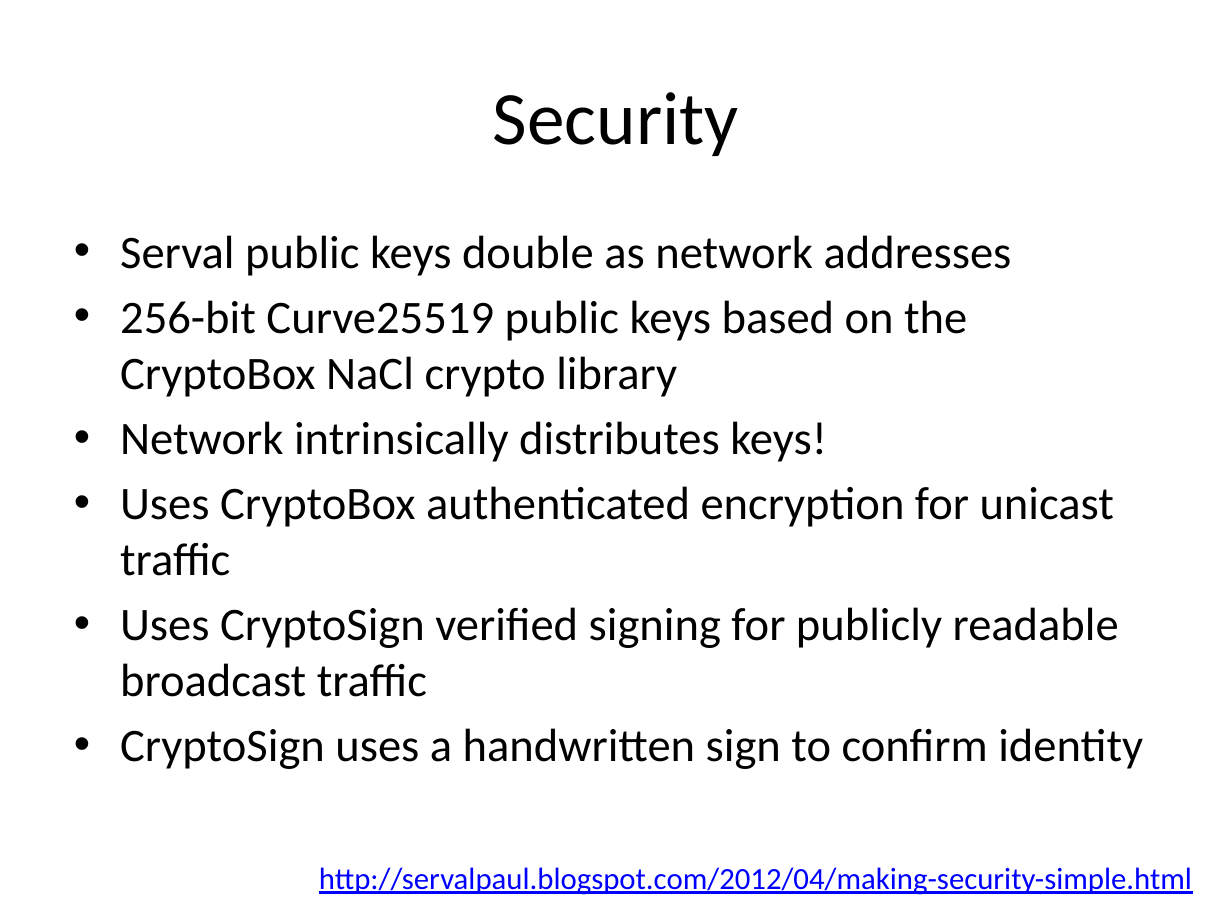
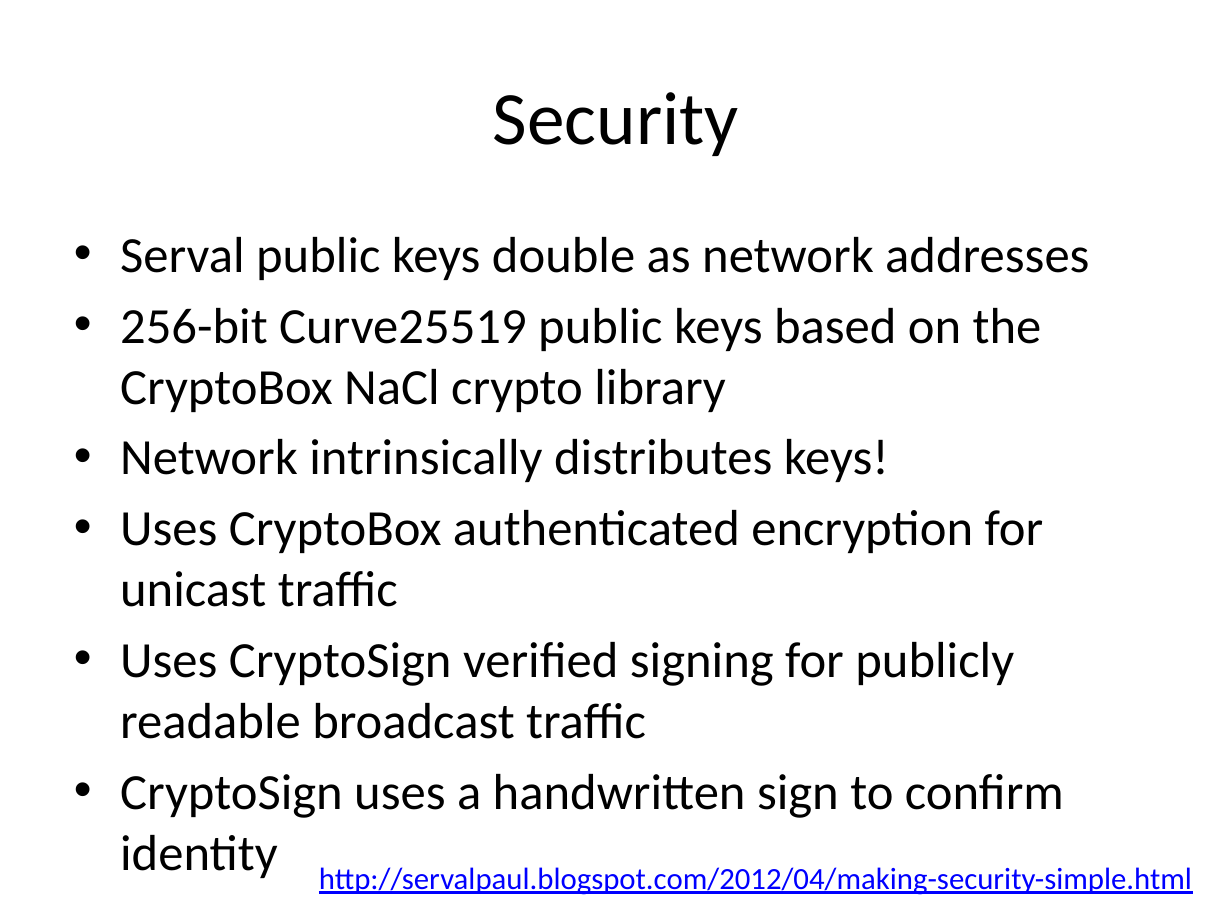
Before and after one commit to monk-dot/SPAN, a slide deck: slide 41 of SPAN DEFCON XX.pptx (slide 39 before the commit). Drawn at 1232x924 pixels with LibreOffice and Linux fonts; fonts in the diff are those of the drawing. Boxes give left, top, right and bottom in pixels: in the first picture for what was removed or moved away, otherwise in the second. Text is boxed around its words. In the diff, an @@ line names an element or a change of style, - is before the commit and + after.

```diff
--- a/SPAN DEFCON XX.pptx
+++ b/SPAN DEFCON XX.pptx
@@ text "Serval public keys double as ..." at box(120, 237, 1089, 818): size 27.2 to 29.6 pt @@
```
Also in this commit, not shown: 4 other slides changed, 2 slides added.
